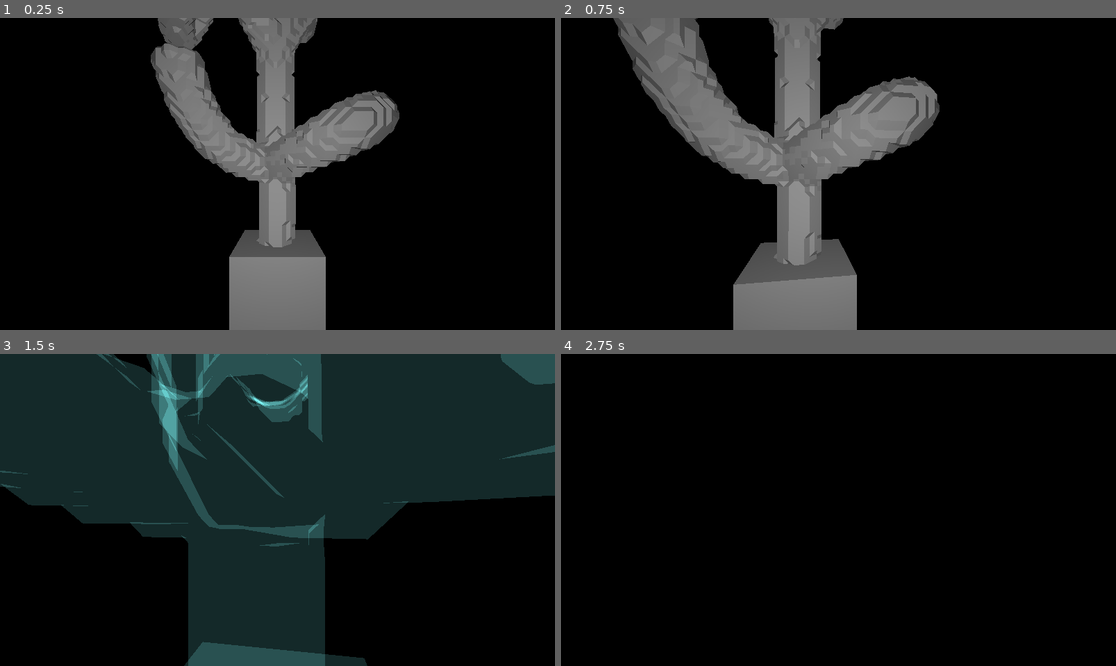
Above: before the commit, frames 1-4 (two rows, left to right).
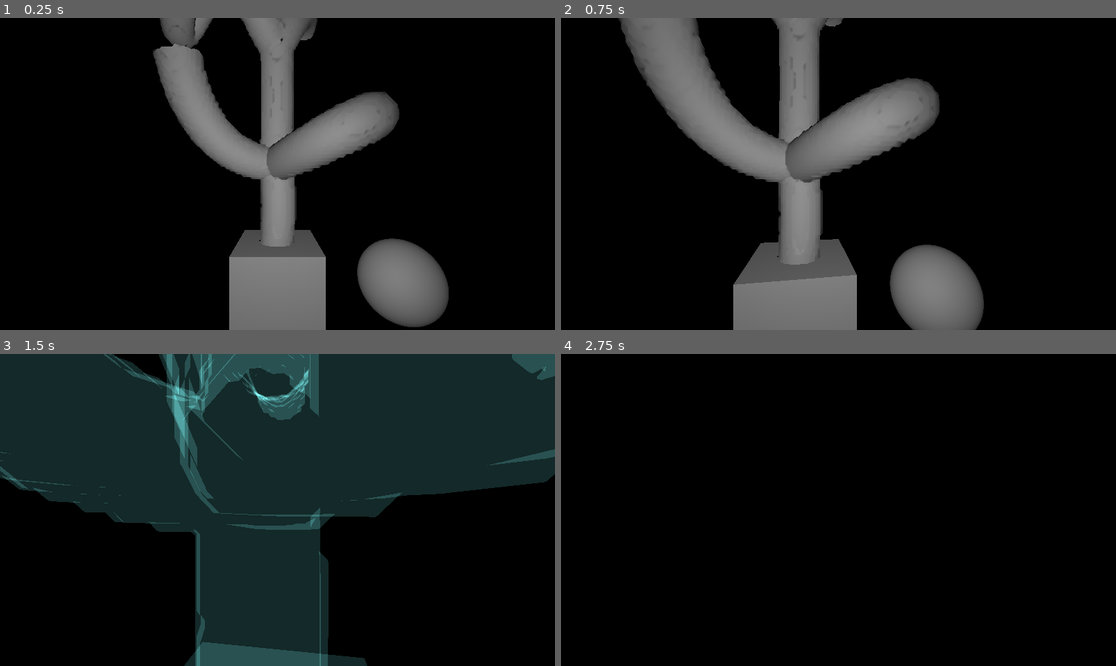
Above: after the commit, the same moments.

Repository: EpEpDragon/Modules
Game: Godot game, scene res://meshing_test.tscn
Same seed, same stepped clock (60 frames per second), same inputs: the game is played once before the commit and once after it.
Inputs (mouse positions are in pixels of both pictures, inside the frame that each line leads up to):
- Up to frame 1 (0.25 s): no input
- Up to frame 2 (0.75 s): tap Enter at 0.5 s; move the mouse to (866, 174) at 0.52 s; press the mouse at (866, 174) at 0.53 s; hold W (move_forward) from 0.53 s (still down)
- Up to frame 3 (1.5 s): keep holding W (move_forward); move the mouse to (249, 510) at 1.27 s; release the mouse at (249, 510) at 1.28 s; click (249, 510) at 1.35 s
- Up to frame 4 (2.75 s): keep holding W (move_forward); move the mouse to (849, 503) at 2.02 s; press the mouse at (849, 503) at 2.03 s

The runs differ from the first frame. In frame 1, 6.4% of the frame differs, in the area x 27-81%, y 0-100%; in frame 2, 7.5%; in frame 3, 9.7%, in the area x 0-100%, y 0-100%; in frame 4, nothing differs.

Commit message:
Added normal view, use vertex normals

Diff:
--- a/TreeGen/Camera3D.gd
+++ b/TreeGen/Camera3D.gd
@@ -22,9 +22,10 @@
 			get_viewport().debug_draw = Viewport.DEBUG_DRAW_WIREFRAME
 		elif get_viewport().debug_draw == Viewport.DEBUG_DRAW_WIREFRAME:
 			get_viewport().debug_draw = Viewport.DEBUG_DRAW_OVERDRAW
+		elif get_viewport().debug_draw == Viewport.DEBUG_DRAW_OVERDRAW:
+			get_viewport().debug_draw = Viewport.DEBUG_DRAW_NORMAL_BUFFER
 		else:
 			get_viewport().debug_draw = Viewport.DEBUG_DRAW_DISABLED
-
 
 func handle_movement_translate(delta):
 	velocity = Vector3()
--- a/TreeGen/HelperFuncs/Helpers.gd
+++ b/TreeGen/HelperFuncs/Helpers.gd
@@ -35,18 +35,23 @@
 func gen_disc(pos:Vector3, r:float, n:Vector3, res:int):
 	var rot = 0
 	var step = PI/2/res
-	var points = []
+	var points = [[],[]]
 	var point = (Vector3.UP).cross(n).cross(n)
 	if (point == Vector3.ZERO): point = r*Vector3.FORWARD #will need info to align this correctly
 	else: point *=  r/point.length()
 	for i in range(4*res):
 		var p_rot = point.rotated(n, rot)
-		points.append(p_rot+pos)
-		var temp = []
+		var temp = [[],[]]
 		var divs = r*res*4
-		for d in range(divs):
-			temp.append(p_rot*d/(divs)+pos)
-		points.append_array(temp)
+		for d in range(divs-1):
+			temp[0].append(p_rot*d/(divs)+pos)
+			temp[1].append(n)
+		points[0].append_array(temp[0])
+		points[1].append_array(temp[1])
+
+		points[0].append(p_rot+pos)
+		points[1].append(p_rot.normalized())
+
 		rot+=step
 #	points.append(points[0]) #this is only necessary to complete the circle if points are used to generate lines
 	return points
--- a/TreeGen/march_cubes.gd
+++ b/TreeGen/march_cubes.gd
@@ -2,7 +2,7 @@
 
 # These should be about linearlyinverselyproportional
 # About: circ_res = 20 - bake_interval * 100
-@export var cell_size = 0.05
+@export var cell_size = 0.03
 @export var size = Vector3(4,5,4)
 
 var bake_interval = cell_size/2
@@ -38,7 +38,7 @@
 		for y in range(size.y/cell_size):
 			grid[x].append([])
 			for z in range(size.z/cell_size):
-				grid[x][y].append(false)
+				grid[x][y].append([false, Vector3.ZERO])
 	# TIMING
 	print("Generate grid: " + str(tim_prev-tim_start))
 	tim_prev = Time.get_unix_time_from_system()
@@ -54,14 +54,19 @@
 		var points = c.get_baked_points()
 		for p in points:
 			norm = (p-prev_p).normalized()
+			# Required for curve connection cases
+			# Offset to center of grid
 			if !norm.is_normalized():
 				norm = norm_prev
 			prev_p = p
 			norm_prev = norm
-			var c_points = Helpers.gen_disc(p, radius, norm, circ_res)
-			for c_p in c_points:
-				c_p += Vector3(size.x,0,size.z)/2
-				grid[int(c_p.x/cell_size)][int(c_p.y/cell_size)][int(c_p.z/cell_size)] = true
+			# Calc points on disc, brute force
+			p += Vector3(size.x,0,size.z)/2
+			var c_data = Helpers.gen_disc(p, radius, norm, circ_res)
+			for c_d in range(c_data[0].size()):
+				# Snap to grid, fill
+				grid[int(c_data[0][c_d].x/cell_size)][int(c_data[0][c_d].y/cell_size)][int(c_data[0][c_d].z/cell_size)][0] = true
+				grid[int(c_data[0][c_d].x/cell_size)][int(c_data[0][c_d].y/cell_size)][int(c_data[0][c_d].z/cell_size)][1] = ((grid[int(c_data[0][c_d].x/cell_size)][int(c_data[0][c_d].y/cell_size)][int(c_data[0][c_d].z/cell_size)][1] + c_data[1][c_d])/2).normalized()
 	# TIMING
 	print("Fill grid: " + str(tim_prev-tim_start))
 	tim_prev = Time.get_unix_time_from_system()
@@ -97,30 +102,31 @@
 			for z in range(size_z-1):
 				# Build binary neigbour map
 				map = 0
-				if grid[x][y][z]: map += 1
-				if grid[x+1][y][z]: map += 2
-				if grid[x+1][y][z+1]: map += 4
-				if grid[x][y][z+1]: map += 8
-
-				if grid[x][y+1][z]: map += 16
-				if grid[x+1][y+1][z]: map += 32
-				if grid[x+1][y+1][z+1]: map += 64
-				if grid[x][y+1][z+1]: map += 128
+				if grid[x][y][z][0]: map += 1
+				if grid[x+1][y][z][0]: map += 2
+				if grid[x+1][y][z+1][0]: map += 4
+				if grid[x][y][z+1][0]: map += 8
+
+				if grid[x][y+1][z][0]: map += 16
+				if grid[x+1][y+1][z][0]: map += 32
+				if grid[x+1][y+1][z+1][0]: map += 64
+				if grid[x][y+1][z+1][0]: map += 128
 				# HACK Should actually change tir_table order instead of reverse iteration... but lazy
 				for e in range(tri_table[map].size()-1,-1,-1):
 					# Find vertices to make triangles
 					var indA = edge_table[tri_table[map][e]][0]
 					var indB = edge_table[tri_table[map][e]][1]
 					arr[Mesh.ARRAY_VERTEX].append(((Vector3(x,y,z) + indA + Vector3(x,y,z) + indB)- Vector3(size_x,0,size_z))*cell_size/2 )
+					arr[Mesh.ARRAY_NORMAL].append(((grid[x+indA.x][y+indA.y][z+indA.z][1] + grid[x+indB.x][y+indB.y][z+indB.z][1])/2).normalized())
 					arr[Mesh.ARRAY_INDEX].append(index)
 					index += 1
 					# Calc surface normal when triangle finished
 					# TODO change to vertex normals for smoother finish
-					if index % 3 == 0:
-						var face_normal = (arr[Mesh.ARRAY_VERTEX][-1]-arr[Mesh.ARRAY_VERTEX][-3]).cross(arr[Mesh.ARRAY_VERTEX][-2]-arr[Mesh.ARRAY_VERTEX][-3]).normalized()
-						arr[Mesh.ARRAY_NORMAL].append(face_normal)
-						arr[Mesh.ARRAY_NORMAL].append(face_normal)
-						arr[Mesh.ARRAY_NORMAL].append(face_normal)
+#					if index % 3 == 0:
+#						var face_normal = (arr[Mesh.ARRAY_VERTEX][-1]-arr[Mesh.ARRAY_VERTEX][-3]).cross(arr[Mesh.ARRAY_VERTEX][-2]-arr[Mesh.ARRAY_VERTEX][-3]).normalized()
+#						arr[Mesh.ARRAY_NORMAL].append(face_normal)
+#						arr[Mesh.ARRAY_NORMAL].append(face_normal)
+#						arr[Mesh.ARRAY_NORMAL].append(face_normal)
 	mesh.add_surface_from_arrays(Mesh.PRIMITIVE_TRIANGLES,arr)
 	mesh_inst.set_mesh(mesh)
 	add_child(mesh_inst)
@@ -142,7 +148,7 @@
 	[Vector3(1,0,0), Vector3(1,1,0)],  # 9
 	[Vector3(1,0,1), Vector3(1,1,1)],  # 10
 	[Vector3(0,0,1), Vector3(0,1,1)]]  # 11
-)
+	)
 var tri_table = (
 	[[],
 	[0, 8, 3],
--- a/TreeGen/meshing_test.tscn
+++ b/TreeGen/meshing_test.tscn
@@ -8,6 +8,8 @@
 ambient_light_source = 2
 
 [sub_resource type="BoxMesh" id="BoxMesh_je6ei"]
+
+[sub_resource type="SphereMesh" id="SphereMesh_ihuli"]
 
 [sub_resource type="Curve3D" id="Curve3D_eum13"]
 _data = {
@@ -66,6 +68,10 @@
 [node name="MeshInstance3D" type="MeshInstance3D" parent="."]
 transform = Transform3D(1, 0, 0, 0, 1, 0, 0, 0, 1, 0, -0.5, 0)
 mesh = SubResource("BoxMesh_je6ei")
+
+[node name="MeshInstance3D2" type="MeshInstance3D" parent="."]
+transform = Transform3D(1, 0, 0, 0, 1, 0, 0, 0, 1, 1.56711, -0.5, -0.0210794)
+mesh = SubResource("SphereMesh_ihuli")
 
 [node name="Node3D" type="Node3D" parent="."]
 visible = false
Not shown: 1 places in TreeGen/meshing_test.tscn that only renumber resources
